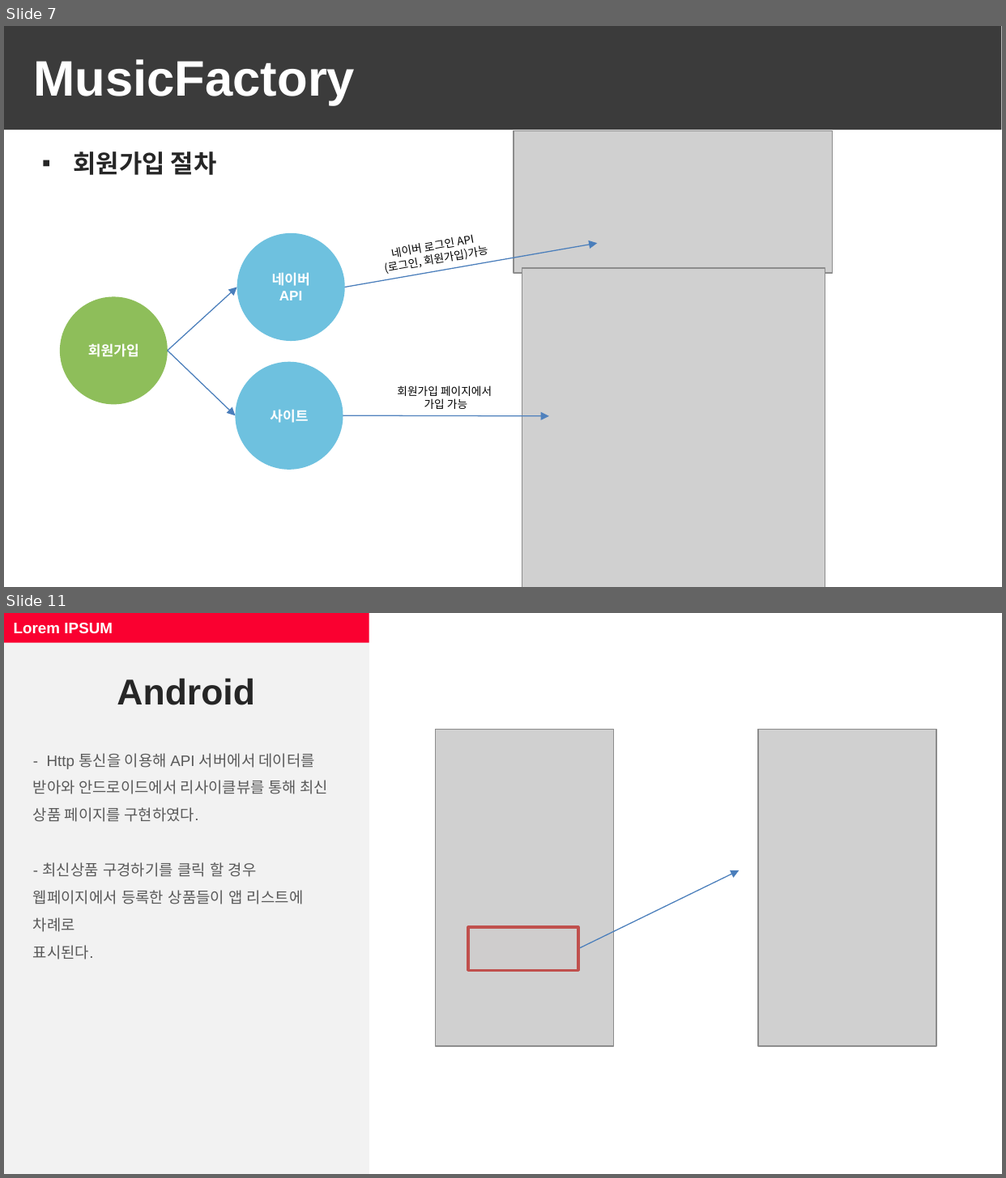
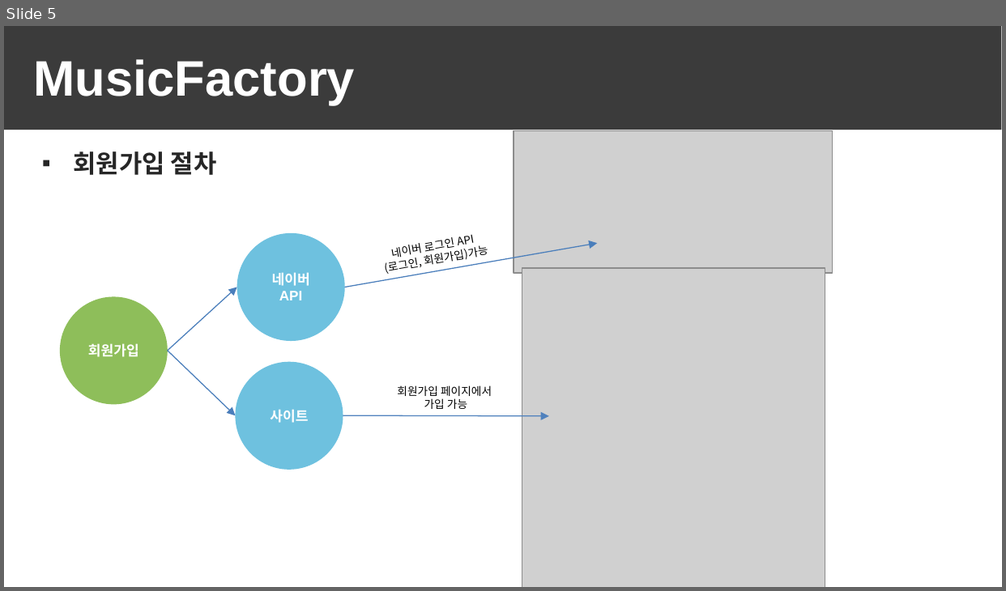
Before and after one commit to zozokjs/webapps, a slide deck: MusicFactory.pptx. Shown one above the other, each under a label of ours: slides 7 and 11 before the commit, slide 5 after it; the slides between them are not shown. The pictures are 1006x1178 and 1006x591 pixels, drawn with LibreOffice and Linux fonts; fonts in the diff are those of the drawing; grey boxes stand for pictures. Boxes give left, top, right and bottom in pixels: in the first picture for what was removed or moved away, otherwise in the second. Text is boxed around its words. In the diff, an @@ line names an element or a change of style, - is before the commit and + after.

```diff
--- a/MusicFactory.pptx
+++ b/MusicFactory.pptx
@@ slide 11 removed at [4,613,1002,1174], background #FFFFFF @@
@@ rectangle removed at [4,613,369,1174] @@
@@ rectangle removed at [4,613,368,643] @@
-Lorem IPSUM
@@ text removed at [117,678,254,705] @@
-Android
@@ picture removed at [435,730,614,1047] @@
@@ picture removed at [758,730,937,1047] @@
@@ text removed at [33,753,328,932] @@
-- Http 통신을 이용해 API 서버에서 데이터를 받아와 안드로이드에서 리사이클뷰를 통해 최신 상품 페이지를 구현하였다.
-- 최신상품 구경하기를 클릭 할 경우 웹페이지에서 등록한 상품들이 앱 리스트에 차례로
-표시된다.
@@ arrow removed from (577, 949) to (739, 871) @@
@@ rectangle removed at [468,927,577,970] @@
@@ what was slide 7 is now slide 5 @@
```
Also in this commit, not shown: 10 slides changed, 1 slide added, 2 other slides removed.
